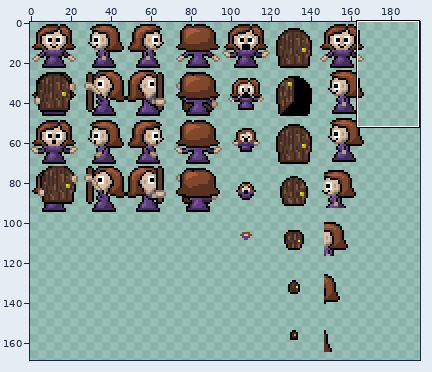
Sprite sheet: graphics/tiles-object.png. The picture above shows the old version from afar; the outline marks the close-up.
Close-up. As it was:
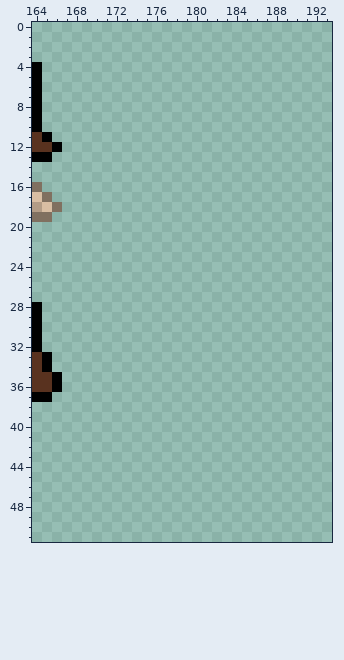
The file is 240x240 pixels. Pixels under 10% opacity are left out. Colours within 5 levels of each other are drawn and written as one. Shown: x 164..193, y 0..51. The wide view leaves out empty margins.
After:
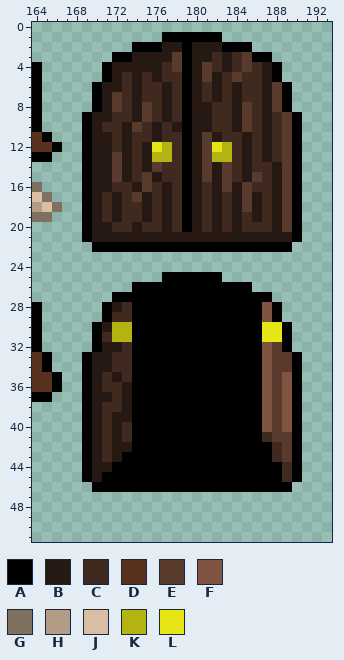
Palette (. is transparent): A #000000  B #261913  C #402a20  D #59321f  E #593b2d  F #805440  G #807060  H #b39c86  J #d9bea3  K #b3b312  L #e6e617
What changed:
Changed rows in their new state; - is an unchanged pixel.
first column x 169:
 1 --------AAAAAA--------
 2 -----AAABBABBBAAA-----
 3 ---AABBBBEABBCBCEAA---
 4 --ABBBBBCEABECBCECBA--
 5 --ABCBCBCCABEBCECCBA--
 6 -ABBCBCCBCABCBCBCCBEA-
 7 -ABECBCCBCABCBCBCCBEA-
 8 -ABECBECBCABBCCBECBEA-
 9 ABBCCBECBCABBCCBECBCEA
10 ABCCBECBCBABBCCBECBCEA
11 ABBCBCCBCCABEBCCBCBCEA
12 ABBCBCBLKCABELKCBCBCEA
13 ABBEBCBKKCABEKKCBCBCEA
14 ABBEBCBECCABEBECBCCBEA
15 ABBEBCEBCCABEBECBECBEA
16 ABBCCBECBCABCBEBECCBEA
17 ABCBCEBCBCABCBCBEBCBEA
18 ABCBCCBCBCABCBCBEBCBEA
19 ABCBCCBCBCABCBCBCBCBEA
20 ABBCCBCCBCABCBCBCCCBEA
21 ABBBBBBBBBBBBBBBBBBBBA
22 -AAAAAAAAAAAAAAAAAAAA-
25 --------AAAAAA--------
26 -----AAAAAAAAAAAA-----
27 ---AAAAAAAAAAAAAAAA---
28 --ABCAAAAAAAAAAAAAFA--
29 --ACCAAAAAAAAAAAAAFA--
30 -ABKKAAAAAAAAAAAAALLA-
31 -ACKKAAAAAAAAAAAAALLA-
32 -ABBCAAAAAAAAAAAAAFEA-
33 ABBCCAAAAAAAAAAAAAFEEA
34 ABBCCAAAAAAAAAAAAAFEEA
35 ABCBCAAAAAAAAAAAAAFEFA
36 ABCCBAAAAAAAAAAAAAFEFA
37 ABBCBAAAAAAAAAAAAAFEFA
38 ABCCBAAAAAAAAAAAAAFEFA
39 ABCBBAAAAAAAAAAAAAFEFA
40 ABCBCAAAAAAAAAAAAAFEFA
41 ABCBCAAAAAAAAAAAAACEEA
42 ABCBBAAAAAAAAAAAAAACEA
43 ABCBAAAAAAAAAAAAAAACEA
44 ABBAAAAAAAAAAAAAAAAACA
45 ABAAAAAAAAAAAAAAAAAACA
46 -AAAAAAAAAAAAAAAAAAAA-
Pixel boxes of the changes (left, top, right, bottom) in both close-ups:
added: (82, 32, 302, 492)
